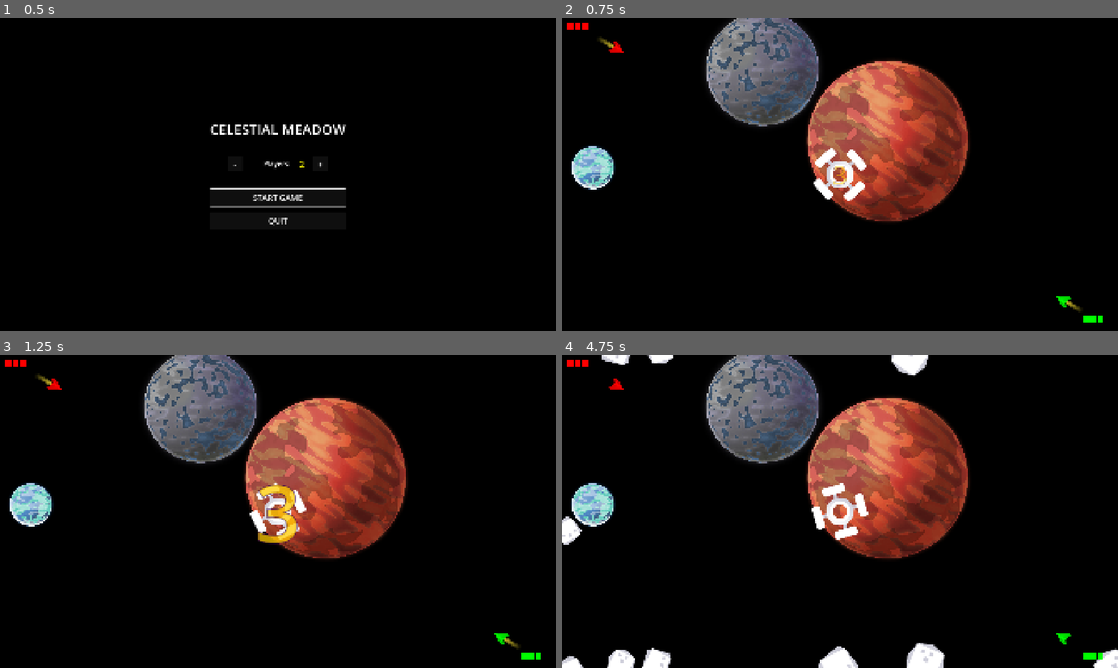
Above: before the commit, frames 1-4 (two rows, left to right).
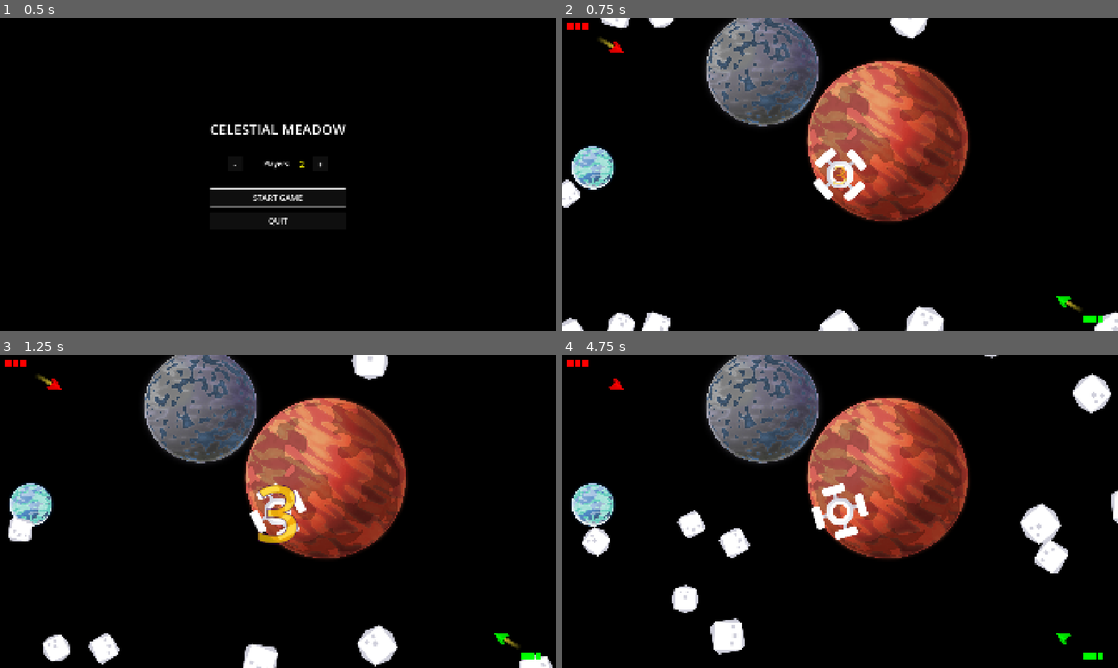
Above: after the commit, the same moments.

Repository: Teeohbee/CelestialMeadow
Game: Godot game, scene res://menu.tscn
Two runs of this game, one before a commit and one after it. Both use one fixed random seed, a clock stepped at 60 frames per second and the inputs below.
Inputs:
- Up to frame 1 (0.5 s): no input
- Up to frame 2 (0.75 s): click "START GAME" at 0.5 s
- Up to frame 3 (1.25 s): no input
- Up to frame 4 (4.75 s): no input

Frame 1 is identical in both runs. In frame 2, 2.4% of the frame differs, in the area x 0-100%, y 0-100%; in frame 3, 2.7%; in frame 4, 6.1%.

Commit message:
Spawn asteroids during countdown for visual atmosphere
- Asteroids now spawn immediately on game start (before countdown)
- They drift across space during the 3-2-1-GO countdown
- Players still can't move until countdown finishes
- Creates more immersive starting experience
- Asteroids are visible but harmless during countdown
- Timer for new asteroids still waits until after countdown

Diff:
--- a/main.gd
+++ b/main.gd
@@ -21,16 +21,17 @@
 	spawn_players()
 	initialize_hud()
 
+	# Spawn asteroids before countdown starts
+	for i in GameConfig.ASTEROID_INITIAL_COUNT:
+		spawn_asteroid()
+
 	# Start countdown before beginning the game
 	$Countdown.countdown_finished.connect(_on_countdown_finished)
 	$Countdown.start_countdown()
 
 func _on_countdown_finished():
 	game_started = true
-	# Spawn asteroids after countdown
-	for i in GameConfig.ASTEROID_INITIAL_COUNT:
-		spawn_asteroid()
-	# Start asteroid timer
+	# Start asteroid timer (asteroids already spawned)
 	$AsteroidTimer.start()
 
 func spawn_players():
